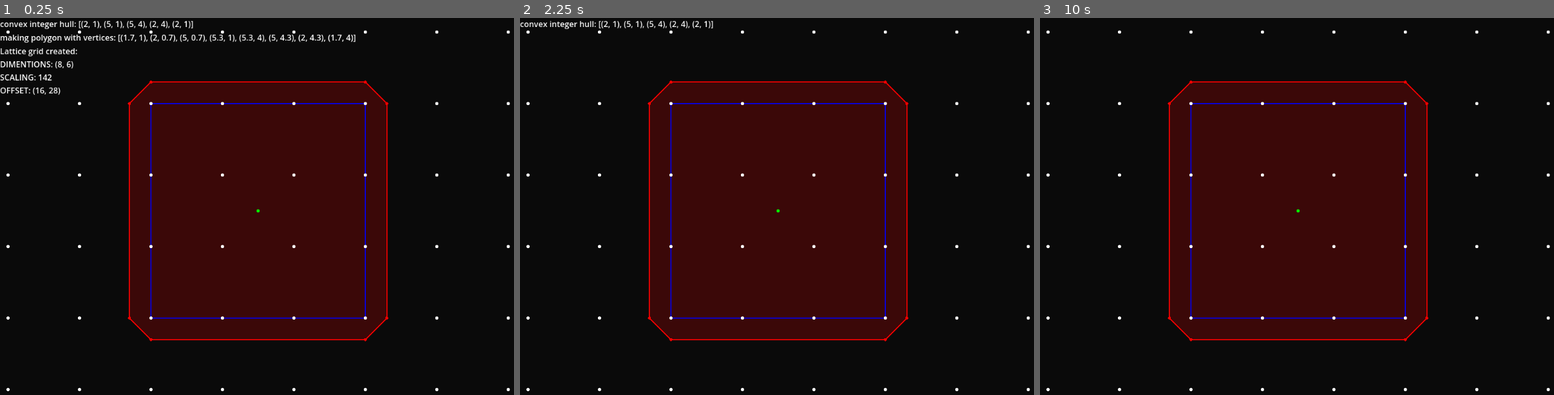
Above: before the commit, frames 1-3 (left to right).
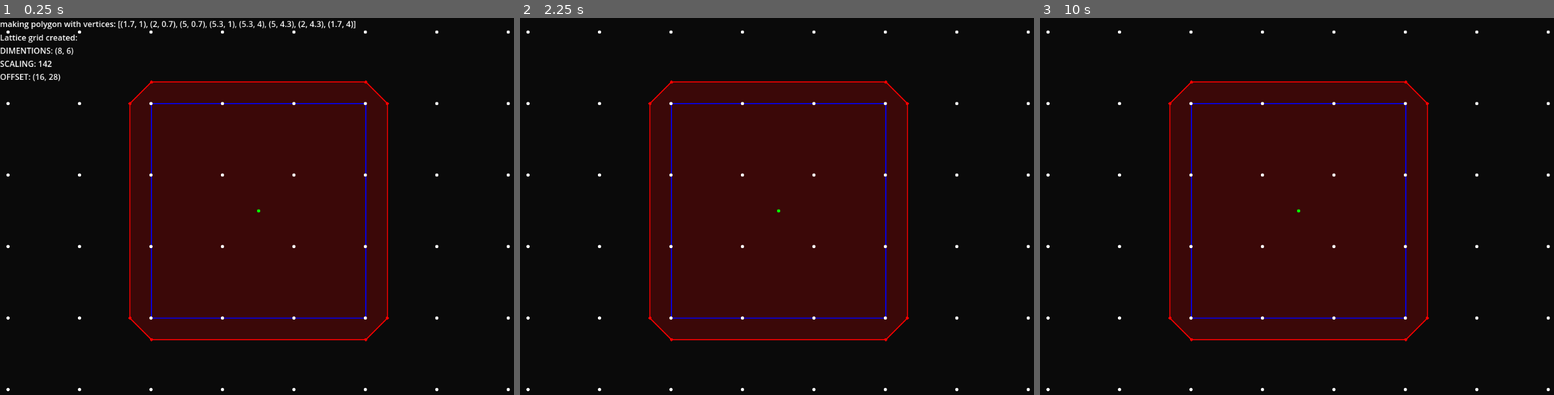
Above: after the commit, the same moments.

Repository: bigkwii/cutting-plane-game-2
Game: Godot game, scene res://scenes/testing/test.tscn
The game is run twice, just before and just after one commit, with the same random seed, the same clock (stepped at 60 frames per second) and the same inputs. The project has no main scene, so this scene is started directly.
Inputs:
- Up to frame 1 (0.25 s): no input
- Up to frame 2 (2.25 s): tap Enter at 0.5, 2 s; tap Space at 1.25 s
- Up to frame 3 (10 s): tap Space at 2.75, 4.25 s; tap Enter at 3.5 s

The runs differ from the first frame. In frame 1, 2.8% of the frame differs, in the area x 0-76%, y 0-86%; in frame 2, 1.2%; in frame 3, 1.0%.

Commit message:
made nodes for the centroid and convex integer hull for easy toggling of their visibility

Diff:
--- /dev/null
+++ b/scenes/testing/convex_integer_hull.gd
@@ -0,0 +1,30 @@
+extends Node2D
+## The Convex Integer Hull of a polygon.[br][br]
+## Used simply to draw the hull and manage it's visibility. The vertices themselves get calculated in the parent polygon.
+
+# -- vars --
+## The vertices of the convex integer hull, in lattice coords.
+@export var convex_integer_hull: PackedVector2Array = []
+
+# !!!!!!!!!!!!!!!!!!!!!!!!!!!!!!!!!!!!!!!!!!!!!!!!!!
+# !!! TODO: SERIOUSLY, PUT THESE IN AN AUTOLOAD  !!!
+# !!!!!!!!!!!!!!!!!!!!!!!!!!!!!!!!!!!!!!!!!!!!!!!!!!
+## The scaling factor for the hull.
+var SCALING: int = 142
+## The offset for the hull.
+var OFFSET: Vector2 = Vector2(16, 28)
+
+# Called when the node enters the scene tree for the first time.
+func _ready():
+	pass # Replace with function body.
+
+# Called every frame. 'delta' is the elapsed time since the previous frame.
+func _process(delta):
+	pass
+
+func _draw():
+	if convex_integer_hull.size() > 2:
+		var points = []
+		for vert in convex_integer_hull:
+			points.append( vert * SCALING + OFFSET ) # this is why we need to go from packed -> array -> packed
+		draw_polyline(points, Color(0, 0, 1), 2) # solid border
--- /dev/null
+++ b/scenes/testing/convex_integer_hull.tscn
@@ -0,0 +1,6 @@
+[gd_scene load_steps=2 format=3 uid="uid://cmslkpm8c6211"]
+
+[ext_resource type="Script" path="res://scenes/testing/convex_integer_hull.gd" id="1_qoipr"]
+
+[node name="convex_integer_hull" type="Node2D"]
+script = ExtResource("1_qoipr")
--- a/scenes/testing/polygon.gd
+++ b/scenes/testing/polygon.gd
@@ -18,11 +18,10 @@
 ## packed version of the vertices array for easy geometry calculations
 var packed_vertices: PackedVector2Array = []
 
-## convex integer hull inside the polygon
-var convex_integer_hull: PackedVector2Array = []
-
 # -- child nodes --
 @onready var VERTS = $verts
+@onready var CENTROID = $centroid
+@onready var CONVEX_INTEGER_HULL = $convex_integer_hull
 
 # -- preloaded scenes --
 var POLY_POINT_SCENE = preload("res://scenes/testing/poly_point.tscn")
@@ -33,18 +32,8 @@
 		DEBUG.log("polygon._ready: Polygon must have at least 3 vertices! %s given." % initial_vertices.size())
 		return
 	_make_polygon()
-	if DEBUG.is_enabled():
-		# draw centroid
-		var centroid_coords = centroid()
-		var centroid_node = POLY_POINT_SCENE.instantiate()
-		centroid_node.lattice_position = centroid_coords
-		centroid_node.position = centroid_coords * SCALING + OFFSET
-		centroid_node.color = Color(0, 1, 0)
-		centroid_node.name = "centroid"
-		add_child(centroid_node)
+	calculate_centroid()
 	calculate_convex_integer_hull()
-	DEBUG.log("convex integer hull: " + str(convex_integer_hull), 10)
-
 
 # Called every frame. 'delta' is the elapsed time since the previous frame.
 func _process(delta):
@@ -63,13 +52,6 @@
 
 	points.append(points[0]) # complete round trip
 	draw_polyline(points, Color(color, 1), 2) # solid border
-
-	# draw convex integer hull
-	if convex_integer_hull.size() > 2:
-		points = []
-		for vert in convex_integer_hull:
-			points.append( vert * SCALING + OFFSET ) # this is why we need to go from packed -> array -> packed
-		draw_polyline(points, Color(0, 0, 1), 2) # solid border
 
 ## Instantiates a PolyPoint node for a given lattice position.
 func _add_new_vertex(lattice_pos: Vector2):
@@ -98,13 +80,19 @@
 	return true
 
 ## Calculates the centroid of the polygon.
-func centroid() -> Vector2:
+## TODO: is it necessary to return the centroid if we save it in the CENTROID node?
+func calculate_centroid() -> Vector2:
 	var sum: Vector2 = Vector2(0, 0)
 	for vert in VERTS.get_children():
 		sum += vert.lattice_position
-	return sum / VERTS.get_child_count()
+	var centroid_lattice_pos = sum / VERTS.get_child_count()
+	# draw centroid
+	CENTROID.lattice_position = centroid_lattice_pos
+	CENTROID.position = centroid_lattice_pos * SCALING + OFFSET
+	CENTROID.color = Color(0, 1, 0)
+	return centroid_lattice_pos
 
-## Gets all the integer lattice points inside the polygon.
+## Calculates the convex integer hull of the polygon and stores it in the CONVEX_INTEGER_HULL node for drawing.
 func calculate_convex_integer_hull() -> void:
 	var hull: PackedVector2Array = []
 	# PackedVector2Array doesn't support reduce, sadly.
@@ -124,4 +112,4 @@
 				hull.append(Vector2(x, y))
 	# get the convex hull of the points
 	hull = Geometry2D.convex_hull(hull)
-	convex_integer_hull = PackedVector2Array(hull)
+	CONVEX_INTEGER_HULL.convex_integer_hull = PackedVector2Array(hull)
--- a/scenes/testing/polygon.tscn
+++ b/scenes/testing/polygon.tscn
@@ -1,8 +1,18 @@
-[gd_scene load_steps=2 format=3 uid="uid://dnibem6i2pwss"]
+[gd_scene load_steps=4 format=3 uid="uid://dnibem6i2pwss"]
 
 [ext_resource type="Script" path="res://scenes/testing/polygon.gd" id="1_f3ty0"]
+[ext_resource type="PackedScene" uid="uid://cmslkpm8c6211" path="res://scenes/testing/convex_integer_hull.tscn" id="2_7mll7"]
+[ext_resource type="PackedScene" uid="uid://73u01oqmgx6x" path="res://scenes/testing/poly_point.tscn" id="3_f2xql"]
 
 [node name="polygon" type="Node2D"]
 script = ExtResource("1_f3ty0")
+SCALING = null
+OFFSET = null
+color = null
+initial_vertices = null
 
-[node name="verts" type="Node" parent="."]
+[node name="verts" type="Node2D" parent="."]
+
+[node name="convex_integer_hull" parent="." instance=ExtResource("2_7mll7")]
+
+[node name="centroid" parent="." instance=ExtResource("3_f2xql")]
--- a/scenes/testing/test.tscn
+++ b/scenes/testing/test.tscn
@@ -10,4 +10,5 @@
 [node name="lattice_grid" parent="." instance=ExtResource("2_jog8d")]
 
 [node name="polygon" parent="." instance=ExtResource("3_dbcd7")]
+position = Vector2(1, 0)
 initial_vertices = Array[Vector2]([Vector2(1.7, 1), Vector2(2, 0.7), Vector2(5, 0.7), Vector2(5.3, 1), Vector2(5.3, 4), Vector2(5, 4.3), Vector2(2, 4.3), Vector2(1.7, 4)])
Not shown, changed: NOTES.md
